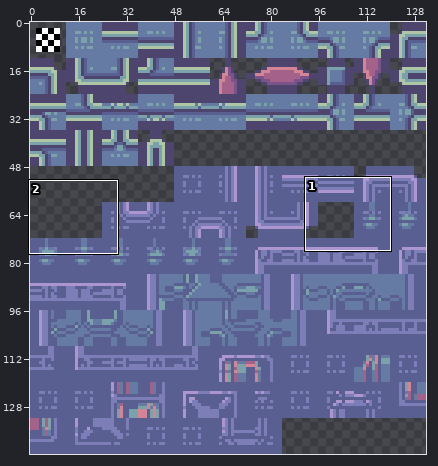
Sprite sheet -- TowerOfDreams/tilesets/tFloor1/output_tileset.png. The first picture is a wide view before the edit; the outline marks the close-up.
Close-up. Before the commit:
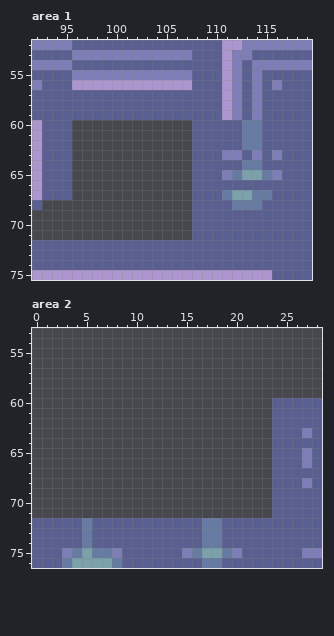
The file is 132x144 pixels. Shown: area 1: x 92..119, y 52..75; area 2: x 0..28, y 53..76.
The result:
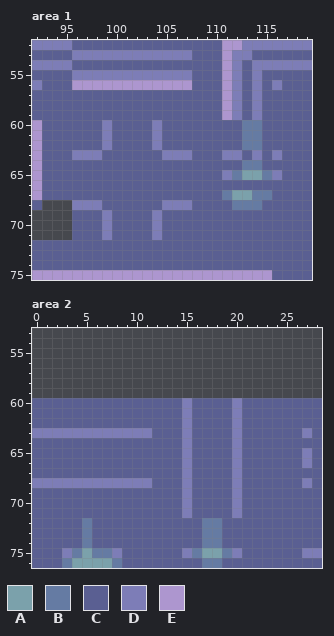
Palette (. is transparent): A #7ba1ab  B #657ba3  C #5a5f92  D #7d7db7  E #ad96cf
The edit:
Area 1:
The edit adds colour C in rows 60 to 62 at x 96 to 98, 100 to 103 and 105 to 107; in row 63 at x 99 to 104; in rows 64 to 67 at x 96 to 107; in row 68 at x 99 to 104; in rows 69 to 71 at x 96 to 98, 100 to 103 and 105 to 107.
The edit adds colour D in rows 60 to 62 at x 99 and 104; in row 63 at x 96 to 98 and 105 to 107; in row 68 at x 96 to 98 and 105 to 107; in rows 69 to 71 at x 99 and 104.
Area 2:
The edit adds colour C in rows 60 to 62 at x 0 to 14, 16 to 19 and 21 to 23; in row 63 at x 12 to 14, 16 to 19 and 21 to 23; in rows 64 to 67 at x 0 to 14, 16 to 19 and 21 to 23; in row 68 at x 12 to 14, 16 to 19 and 21 to 23; in rows 69 to 71 at x 0 to 14, 16 to 19 and 21 to 23.
The edit adds colour D in rows 60 to 62 at x 15 and 20; in row 63 at x 0 to 11, 15 and 20; in rows 64 to 67 at x 15 and 20; in row 68 at x 0 to 11, 15 and 20; in rows 69 to 71 at x 15 and 20.
Boxes around the changes in both close-ups, in picture pixels (x1, y1, x2, y2):
added: (72, 120, 192, 240)
added: (32, 398, 272, 518)
